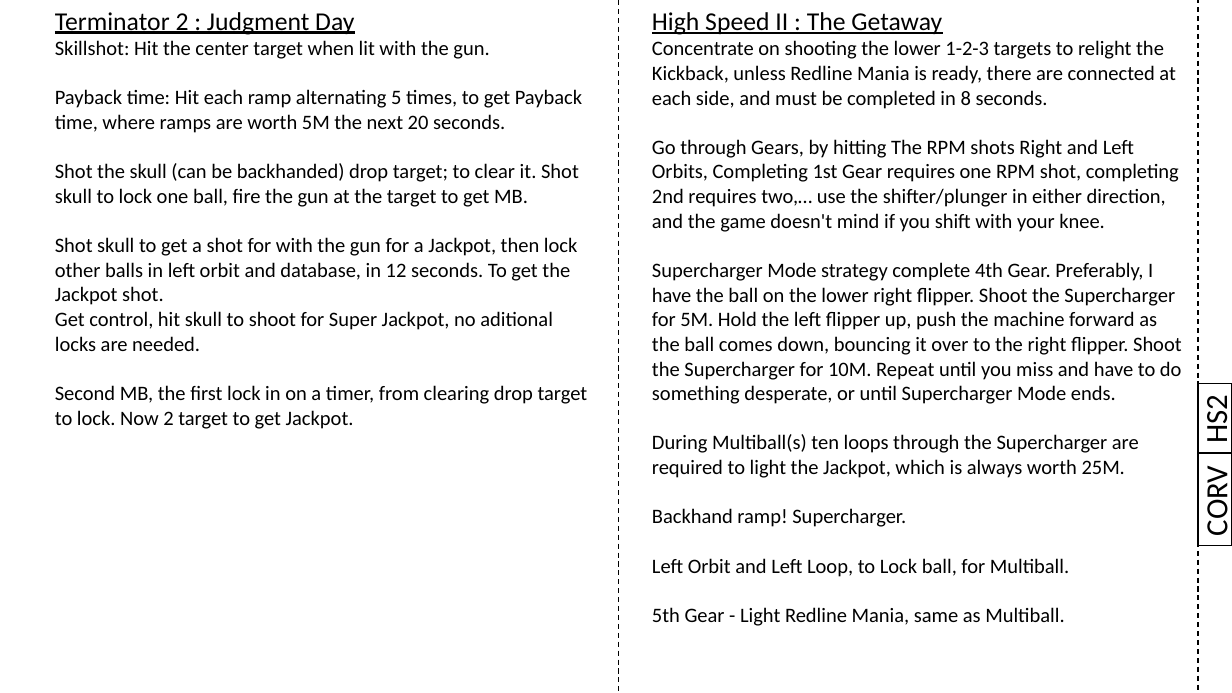
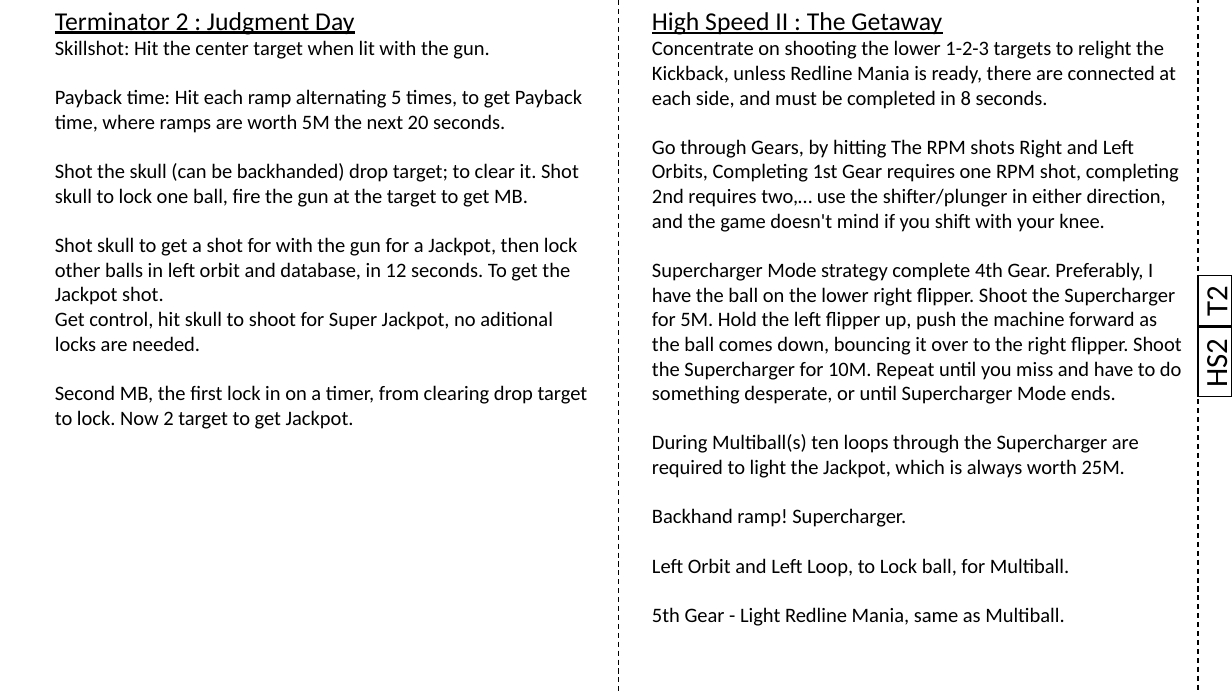
Before and after one commit to karstenbolge/PB, a slide deck: slide 8 of PB.pptx. Drawn at 1232x693 pixels with LibreOffice and Linux fonts; fonts in the diff are those of the drawing. Boxes give left, top, right and bottom in pixels: in the first picture for what was removed or moved away, otherwise in the second. Text is boxed around its words. In the diff, an @@ line names an element or a change of style, - is before the commit and + after.

```diff
--- a/PB.pptx
+++ b/PB.pptx
@@ rectangle added at [1198, 275, 1232, 326], outline #000000 1 pt, 24 pt, text #000000 @@
+T2
@@ rectangle "HS2": place and size @@
-rectangle "HS2" at [1198, 384, 1232, 453]
+rectangle "HS2" at [1198, 327, 1232, 396]
@@ rectangle removed at [1198, 453, 1232, 546] @@
-CORV
```
Also in this commit, not shown: 16 other slides changed, 1 other file.
